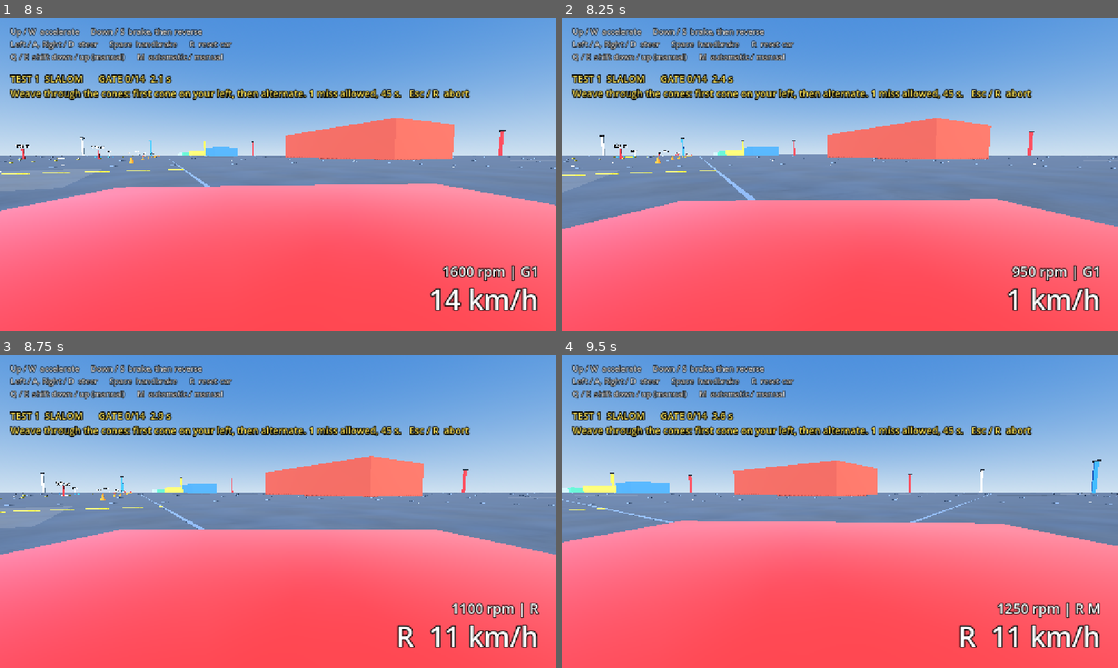
Above: before the commit, frames 1-4 (two rows, left to right).
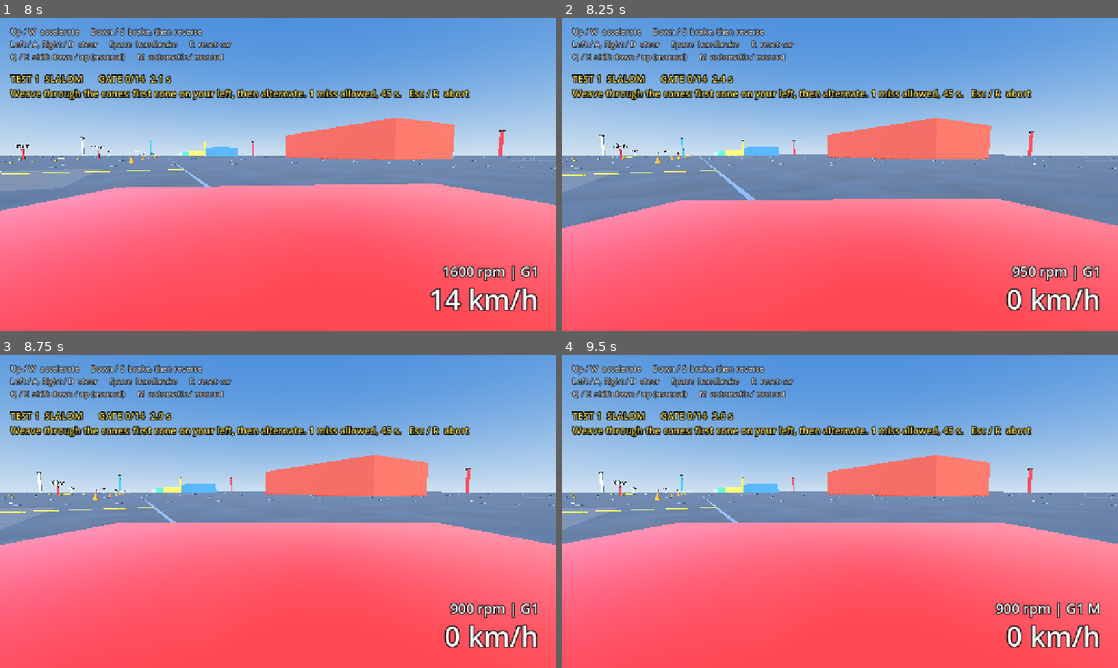
Above: after the commit, the same moments.

Repository: kokosro/factory-driver
Game: Godot game, scene res://scenes/main.tscn
Same seed, same stepped clock (60 frames per second), same inputs: the game is played once before the commit and once after it.
Inputs:
- Up to frame 1 (8 s): tap Enter at 0.5 s; hold Right (steer_right) 0.53-1.28 s; tap C (camera_cycle) at 0.6, 5.1 s; tap R (reset_car) at 1.25, 2, 2.75, 3.5, 5 s; hold Down (brake) 1.28-2.03 s; tap 1 (test_1) at 1.35, 5.85 s; hold Right (steer_right) 2.03-2.78 s; tap 2 (test_2) at 2.1, 6.6 s; hold Up (accelerate) 2.78-3.53 s; tap 3 (test_3) at 2.85, 7.35 s; hold Left (steer_left) 3.53-5.03 s; tap 4 (test_4) at 3.6 s; tap M (toggle_gearbox) at 4.35 s; hold Down (brake) 5.03-5.78 s; hold Right (steer_right) 5.78-6.53 s; hold Up (accelerate) 6.53-7.28 s; hold Right (steer_right) from 7.28 s (still down)
- Up to frame 2 (8.25 s): release Right (steer_right) at 8.03 s; hold Down (brake) from 8.03 s (still down); tap 4 (test_4) at 8.1 s
- Up to frame 3 (8.75 s): keep holding Down (brake)
- Up to frame 4 (9.5 s): release Down (brake) at 8.78 s; hold Left (steer_left) from 8.78 s (still down); tap M (toggle_gearbox) at 8.85 s

Frame 1 is identical in both runs. In frame 2, 0.6% of the frame differs, in the area x 0-100%, y 32-94%; in frame 3, 4.5%; in frame 4, 6.8%.

Commit message:
Brake always brakes and holds; reverse / forward engage only on a fresh key press at a standstill
The brake key slows the car to a stop whichever way it rolls and holds it
there; it never flows into reverse. ArcadeCar.reverse_engaged is the direction
selector: a fresh brake press at a standstill engages reverse, a fresh
accelerate press at a standstill (or while already rolling nose-first, the
J-turn exit) engages forward. HUD shows R from the selector. STOP_BOX driver
now simply holds the brake to a stop; smoke test covers hold, fresh-press
reverse, accelerate-as-brake in reverse and fresh-press forward.

Diff:
--- a/scripts/car.gd
+++ b/scripts/car.gd
@@ -161,8 +161,11 @@
 ## Top speed in reverse [m/s]. 12 m/s is about 43 km/h.
 const MAX_REVERSE_SPEED := 12.0
 
-## Below this speed [m/s] the car counts as stopped: holding brake engages
-## reverse and holding accelerate engages forward drive, instead of braking.
+## Below this speed [m/s] the car counts as stopped. The brake only ever slows
+## the car to a stop and holds it there; the direction changes on a FRESH key
+## press at a standstill: brake pressed anew engages reverse, accelerate
+## pressed anew engages forward again (see reverse_engaged). A key that is
+## still held from the braking never changes direction.
 const STANDSTILL_SPEED := 0.5
 
 # --- Gear shifting -----------------------------------------------------------
@@ -332,8 +335,16 @@
 var steer := 0.0
 
 ## Selected gear: 0 = neutral, 1..5 forward. Reversing is handled separately
-## and does not change this.
+## (reverse_engaged) and does not change this.
 var gear := 1
+
+## True while reverse is selected. The keys then swap roles: the brake key is
+## the throttle (backwards) and the accelerate key is the brake. Engaged by a
+## fresh press of the brake key at a standstill; left by a fresh press of the
+## accelerate key at a standstill or while the car rolls nose-first (the way
+## out of a J-turn: selecting drive while already rolling forwards is harmless,
+## selecting reverse on the move is what a gearbox locks out).
+var reverse_engaged := false
 
 ## True = the gearbox shifts by itself. The shift keys switch to manual.
 var automatic := true
@@ -366,6 +377,11 @@
 ## How far the handbrake is on, 0..1. Jumps to 1 when pulled, eases back to 0
 ## at HANDBRAKE_RECOVERY_RATE when released.
 var _handbrake_amount := 0.0
+
+## Whether the accelerate / brake keys were down on the previous tick, to tell
+## a fresh press from a held key.
+var _accelerate_was_pressed := false
+var _brake_was_pressed := false
 
 ## Time left in the current gear change [s].
 var _shift_timer := 0.0
@@ -402,7 +418,7 @@
 	if Input.is_action_just_pressed("toggle_gearbox"):
 		automatic = not automatic
 
-	# +1 = drive forward, -1 = brake / reverse. Both keys held cancel out.
+	# +1 = accelerate key, -1 = brake key. Both keys held cancel out.
 	var drive_input := Input.get_action_strength("accelerate") - Input.get_action_strength("brake")
 	# +1 = left, -1 = right (matches the sign of yaw).
 	var steer_input := Input.get_axis("steer_right", "steer_left")
@@ -415,6 +431,7 @@
 	forward_speed = velocity.dot(forward_dir)
 	lateral_speed = velocity.dot(right_dir)
 	var vertical_speed := velocity.y
+	_update_direction(forward_speed)
 
 	# 2. Longitudinal: engine through the gearbox, brakes, reverse, coasting.
 	var previous_forward_speed := forward_speed
@@ -491,6 +508,7 @@
 	slide_yaw_rate = 0.0
 	steer = 0.0
 	_handbrake_amount = 0.0
+	reverse_engaged = false
 	gear = 1
 	automatic = true
 	engine_rpm = IDLE_RPM
@@ -543,17 +561,37 @@
 	return TORQUE_CURVE[-1].y
 
 
+## Forward / reverse selection: only a fresh key press changes direction, so a
+## brake key held through a stop just holds the car (see STANDSTILL_SPEED).
+func _update_direction(speed: float) -> void:
+	var accelerate_pressed := Input.is_action_pressed("accelerate")
+	var brake_pressed := Input.is_action_pressed("brake")
+	var fresh_accelerate := accelerate_pressed and not _accelerate_was_pressed
+	var fresh_brake := brake_pressed and not _brake_was_pressed
+	_accelerate_was_pressed = accelerate_pressed
+	_brake_was_pressed = brake_pressed
+	if fresh_accelerate == fresh_brake:
+		return
+	if fresh_brake and not reverse_engaged and absf(speed) <= STANDSTILL_SPEED:
+		reverse_engaged = true
+	elif fresh_accelerate and reverse_engaged and speed >= -STANDSTILL_SPEED:
+		reverse_engaged = false
+
+
 ## Returns the new forward speed after one tick of engine / brake / coasting,
 ## and updates the gearbox, engine RPM and rear traction use on the way.
 ## `drive` is +1 for the accelerate key and -1 for the brake key.
 func _update_forward_speed(speed: float, drive: float, delta: float) -> float:
-	# Pressing against the direction of travel brakes. Once the car has come to
-	# a stop, the same key takes over as drive in the other direction, so
-	# holding brake flows from braking straight into reverse.
+	# The key of the selected direction is the throttle, the other one the
+	# brake: it slows the car to a stop whichever way it rolls, and holds it
+	# there. The throttle key also brakes while the car still rolls against the
+	# selected direction (backwards out of a 180, nose-first out of a J-turn).
 	var is_moving := absf(speed) > STANDSTILL_SPEED
-	var braking := is_moving and not is_zero_approx(drive) and signf(drive) != signf(speed)
-	var reversing := speed < -STANDSTILL_SPEED or (drive < 0.0 and not braking)
-	var throttle := drive if drive > 0.0 and not braking else 0.0
+	var direction := -1.0 if reverse_engaged else 1.0
+	var against_travel := is_moving and signf(speed) != direction
+	var braking := not is_zero_approx(drive) and (signf(drive) != direction or against_travel)
+	var reversing := reverse_engaged
+	var throttle := drive if drive > 0.0 and not braking and not reversing else 0.0
 
 	_update_gearbox(speed, throttle, reversing, delta)
 
@@ -573,7 +611,7 @@
 
 	if braking:
 		speed = move_toward(speed, 0.0, BRAKE_DECEL * absf(drive) * delta)
-	elif drive < 0.0:
+	elif reversing and drive < 0.0:
 		speed = move_toward(speed, -MAX_REVERSE_SPEED, REVERSE_ACCEL * -drive * delta)
 
 	if drive_force >= 0.0:
--- a/scripts/handling_tests.gd
+++ b/scripts/handling_tests.gd
@@ -247,9 +247,9 @@
 			{"when": {}, "press": [&"accelerate"]},
 			{"when": {"speed_above": STOP_BOX_APPROACH_SPEED}, "release": [&"accelerate"]},
 			{"when": {"travelled": distance_to_box - STOP_BOX_BRAKE_DISTANCE}, "press": [&"brake"]},
-			# Let go before the held brake key turns into reverse; the handbrake
-			# holds the car still.
-			{"when": {"speed_below": 0.6}, "release": [&"brake"], "press": [&"handbrake"]},
+			# Stay on the brake to a stop: a held brake holds the car, it never
+			# turns into reverse.
+			{"when": {"speed_below": STOPPED_SPEED}},
 		],
 		"settle": 1.5,
 		"time_limit": 30.0,
--- a/scripts/hud.gd
+++ b/scripts/hud.gd
@@ -20,7 +20,7 @@
 func _process(_delta: float) -> void:
 	if not car:
 		return
-	var reversing := car.forward_speed < -ArcadeCar.STANDSTILL_SPEED
+	var reversing := car.reverse_engaged
 	var gear := "R  " if reversing else ""
 	_speed_label.text = "%s%d km/h" % [gear, roundi(car.speed_kmh)]
 
--- a/tests/smoke_test.gd
+++ b/tests/smoke_test.gd
@@ -5,7 +5,7 @@
 ##   godot --headless --path . --script res://tests/smoke_test.gd
 ##
 ## Loads the main scene, checks the key nodes exist, then drives the car with
-## simulated input and checks it accelerates, steers, brakes, reverses,
+## simulated input and checks it accelerates, steers, brakes, holds, reverses,
 ## slides under the handbrake, shifts gears and moves load between the axles,
 ## and checks the pad's ground texture, course queries and drive-through cones.
 ## Exits 0 on success, 1 on any failed check. Later phases extend this file.
@@ -75,7 +75,8 @@
 	await _step(30)
 	_check(absf(car.lateral_speed) < 0.5, "lateral slip settles after steering (%.2f m/s)" % car.lateral_speed)
 
-	# Coast, then brake to a stop and carry on into reverse.
+	# Coast, then brake to a stop: the held brake holds the car, it never turns
+	# into reverse by itself.
 	var speed_before := car.forward_speed
 	await _step(30)
 	_check(car.forward_speed < speed_before and car.forward_speed > 0.0, "coasts down gently (%.1f -> %.1f m/s)" % [speed_before, car.forward_speed])
@@ -83,11 +84,38 @@
 	Input.action_press("brake")
 	await _step(20)
 	_check(car.forward_speed < speed_before - 5.0, "brakes hard (%.1f -> %.1f m/s)" % [speed_before, car.forward_speed])
+	var z_stopped := 0.0
+	var lowest_speed := 0.0
+	for frame in 240:
+		await physics_frame
+		lowest_speed = minf(lowest_speed, car.forward_speed)
+		if frame == 119:
+			z_stopped = car.global_position.z
+	_check(absf(car.forward_speed) < 0.01 and lowest_speed > -0.01, "held brake stops the car and never reverses (%.2f m/s, lowest %.2f)" % [car.forward_speed, lowest_speed])
+	_check(absf(car.global_position.z - z_stopped) < 0.01 and not car.reverse_engaged, "held brake holds the car still (moved %.3f m in 2 s)" % absf(car.global_position.z - z_stopped))
+	_check(not speed_label.text.begins_with("R"), "HUD does not flag reverse under a held brake ('%s')" % speed_label.text)
+
+	# A fresh press of the brake key at a standstill engages reverse.
+	Input.action_release("brake")
+	await _step(5)
+	Input.action_press("brake")
 	await _step(240)
-	_check(car.forward_speed < -1.0, "reverses after stopping (%.1f m/s)" % car.forward_speed)
+	_check(car.reverse_engaged and car.forward_speed < -1.0, "a fresh brake press at a standstill reverses (%.1f m/s)" % car.forward_speed)
 	_check(car.forward_speed >= -ArcadeCar.MAX_REVERSE_SPEED - 0.01, "reverse speed is capped (%.1f m/s)" % car.forward_speed)
 	_check(speed_label.text.begins_with("R"), "HUD flags reverse ('%s')" % speed_label.text)
 	Input.action_release("brake")
+
+	# In reverse the accelerate key is the brake: it stops and holds the car, and
+	# only a fresh press at a standstill engages forward again.
+	Input.action_press("accelerate")
+	await _step(240)
+	_check(absf(car.forward_speed) < 0.01 and car.reverse_engaged, "held accelerate stops the reversing car and holds it (%.2f m/s)" % car.forward_speed)
+	Input.action_release("accelerate")
+	await _step(5)
+	Input.action_press("accelerate")
+	await _step(60)
+	_check(not car.reverse_engaged and car.forward_speed > 1.0, "a fresh accelerate press at a standstill drives forward again (%.1f m/s)" % car.forward_speed)
+	Input.action_release("accelerate")
 
 	# Reset puts the car back on the start line.
 	car.reset_to_spawn()
